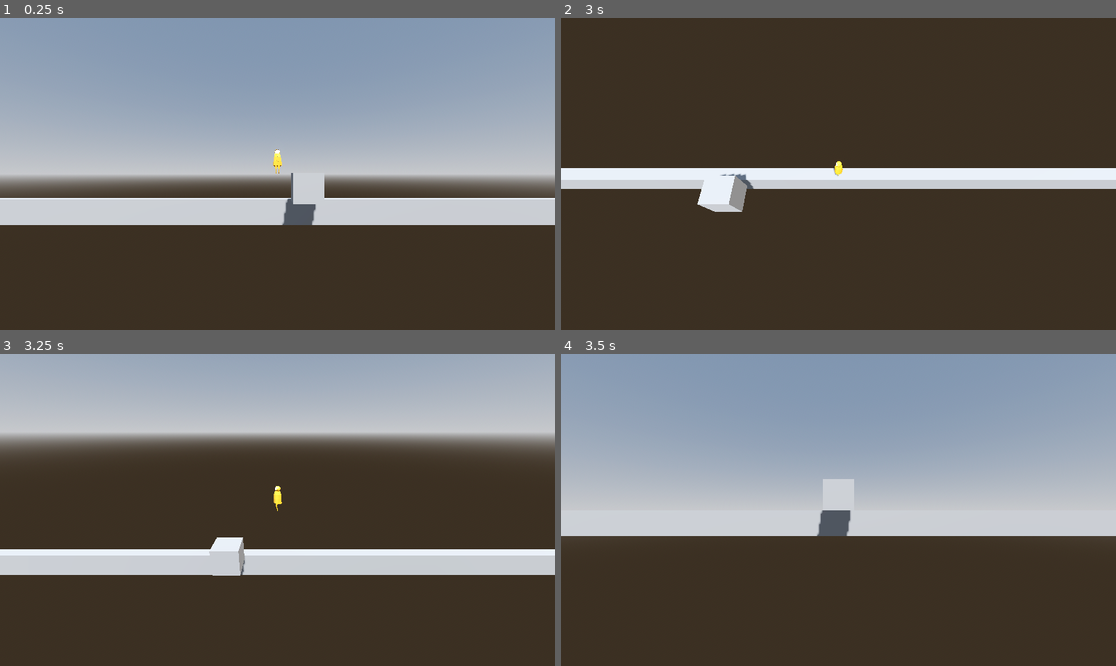
Above: before the commit, frames 1-4 (two rows, left to right).
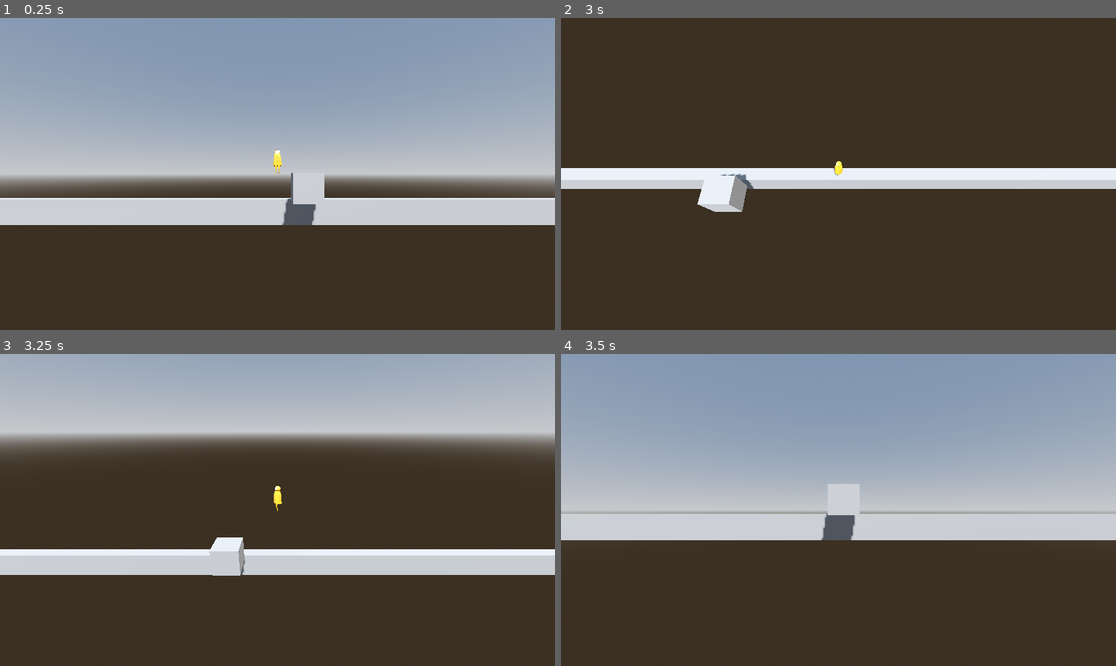
Above: after the commit, the same moments.

Repository: Raftatul/game-jam-behavior-2025
Game: Godot game, scene res://src/levels/main_map.tscn
The game is run twice, just before and just after one commit, with the same random seed, the same clock (stepped at 60 frames per second) and the same inputs.
Inputs:
- Up to frame 1 (0.25 s): no input
- Up to frame 2 (3 s): tap Enter (ui_accept) at 0.5, 0.77, 1.52 s; hold Right (ui_right) 0.53-2.03 s; tap E (switch_camera) every 0.75 s from 0.6 to 2.85 s; hold Left (ui_left) from 2.03 s (still down)
- Up to frame 3 (3.25 s): keep holding Left (ui_left); tap Enter (ui_accept) at 3.02 s
- Up to frame 4 (3.5 s): keep holding Left (ui_left)

Frames 1-3 are identical in both runs. In frame 4, 2.5% of the frame differs, in the area x 0-100%, y 40-60%.

Commit message:
Add visibility component

Diff:
--- a/game-jam-behavior-2025/assets/character/character_v_1.tscn
+++ b/game-jam-behavior-2025/assets/character/character_v_1.tscn
@@ -27,6 +27,23 @@
 
 [node name="character_v1" instance=ExtResource("1_b6wgb")]
 
+[node name="Skeleton3D" parent="metarig" index="0"]
+bones/4/position = Vector3(4.09286e-10, 0.769718, -0.0552)
+bones/4/rotation = Quaternion(0.0851639, 1.18776e-07, 1.01523e-08, 0.996367)
+bones/5/rotation = Quaternion(-0.0476688, -0.0255893, 0.0132458, 0.998448)
+bones/6/rotation = Quaternion(-0.0525267, -0.000336339, -0.013811, 0.998524)
+bones/7/rotation = Quaternion(0.0018179, -1.18802e-07, 2.17452e-10, 0.999998)
+bones/8/rotation = Quaternion(0.103174, 9.06654e-10, -8.42276e-10, 0.994663)
+bones/10/rotation = Quaternion(0.998482, -0.03461, 0.0156745, -0.0398785)
+bones/11/rotation = Quaternion(0.0258251, -0.00210061, 0.0471716, 0.998551)
+bones/12/rotation = Quaternion(0.0735876, 0.0307169, 0.0294388, 0.996381)
+bones/13/position = Vector3(0.0941192, 0.274699, -0.0327955)
+bones/14/position = Vector3(-0.108923, 0.265252, 0.0281236)
+bones/16/rotation = Quaternion(0.976459, -0.0197367, 0.0136779, 0.214364)
+bones/17/rotation = Quaternion(0.271457, 0.000498976, -0.0421103, 0.961529)
+bones/19/rotation = Quaternion(0.976459, 0.0197366, -0.0136776, 0.214364)
+bones/20/rotation = Quaternion(0.271457, -0.000498972, 0.0421102, 0.961529)
+
 [node name="AnimationTree" type="AnimationTree" parent="." index="2"]
 tree_root = SubResource("AnimationNodeStateMachine_b6wgb")
 anim_player = NodePath("../AnimationPlayer")
--- a/game-jam-behavior-2025/src/character/character.tscn
+++ b/game-jam-behavior-2025/src/character/character.tscn
@@ -12,6 +12,7 @@
 [ext_resource type="Script" uid="uid://dmtt0c2xadp2d" path="res://src/character/camera/camera_pivot.gd" id="10_8cpw0"]
 [ext_resource type="Script" uid="uid://0sl55afsirix" path="res://src/character/camera/states/camera_2d_state.gd" id="11_1irux"]
 [ext_resource type="Script" uid="uid://cew1815m2eqft" path="res://src/character/camera/states/camera_topdown_state.gd" id="12_1irux"]
+[ext_resource type="PackedScene" uid="uid://c3g55casshl06" path="res://src/components/visibility_component.tscn" id="13_omsti"]
 
 [sub_resource type="BoxShape3D" id="BoxShape3D_yny20"]
 size = Vector3(0.6, 2, 0.6)
@@ -30,21 +31,21 @@
 [node name="character_v1" parent="." instance=ExtResource("2_1irux")]
 
 [node name="Skeleton3D" parent="character_v1/metarig" index="0"]
-bones/4/position = Vector3(-1.36196e-11, 0.77819, -0.0552)
-bones/4/rotation = Quaternion(0.0851639, 1.18776e-07, 1.01523e-08, 0.996367)
-bones/5/rotation = Quaternion(-0.0473462, 0.0133728, -0.0312217, 0.998301)
-bones/6/rotation = Quaternion(-0.0525218, -0.000471861, -0.0193759, 0.998432)
-bones/7/rotation = Quaternion(0.0018179, -1.18802e-07, 2.17452e-10, 0.999998)
-bones/8/rotation = Quaternion(0.103174, 9.06654e-10, -8.42276e-10, 0.994663)
-bones/10/rotation = Quaternion(0.995809, 0.0433948, 0.0221897, -0.0773918)
-bones/11/rotation = Quaternion(-0.0451083, 0.0132735, -0.0156661, 0.998771)
-bones/12/rotation = Quaternion(0.14129, 1.53407e-05, -0.0895114, 0.985913)
-bones/13/position = Vector3(0.10455, 0.225857, -0.0341736)
-bones/14/position = Vector3(-0.0984923, 0.216409, 0.0267455)
-bones/16/rotation = Quaternion(0.980474, -0.0165431, 0.0134413, 0.19549)
-bones/17/rotation = Quaternion(0.232462, 0.000504348, -0.0360611, 0.971937)
-bones/19/rotation = Quaternion(0.980474, 0.016543, -0.013441, 0.19549)
-bones/20/rotation = Quaternion(0.232462, -0.000504346, 0.0360611, 0.971937)
+bones/4/position = Vector3(-3.15012e-10, 0.774473, -0.0552)
+bones/5/rotation = Quaternion(-0.0474073, 0.0073084, -0.0243041, 0.998553)
+bones/6/rotation = Quaternion(-0.0525222, -0.00046206, -0.0189734, 0.998439)
+bones/10/rotation = Quaternion(0.996719, 0.0312702, 0.0211862, -0.071589)
+bones/11/rotation = Quaternion(-0.048552, 0.00250831, -0.0146164, 0.998711)
+bones/12/rotation = Quaternion(0.156214, 0.00183772, -0.0555241, 0.98616)
+bones/13/position = Vector3(0.102925, 0.233464, -0.033959)
+bones/14/position = Vector3(-0.100117, 0.224017, 0.0269602)
+bones/16/rotation = Quaternion(0.978571, -0.0180948, 0.0135574, 0.204662)
+bones/17/rotation = Quaternion(0.25144, 0.000501842, -0.0390051, 0.967087)
+bones/19/rotation = Quaternion(0.978571, 0.0180946, -0.0135571, 0.204663)
+bones/20/rotation = Quaternion(0.25144, -0.000501841, 0.039005, 0.967086)
+
+[node name="Pivot" type="Marker3D" parent="."]
+transform = Transform3D(1, 0, 0, 0, 1, 0, 0, 0, 1, 0, 1, 0)
 
 [node name="FiniteStateMachine" type="Node" parent="." node_paths=PackedStringArray("initial_state")]
 script = ExtResource("2_2p3op")
@@ -95,4 +96,26 @@
 script = ExtResource("12_1irux")
 metadata/_custom_type_script = "uid://cwho3wtapiyg4"
 
+[node name="RemoteTransform3D" type="RemoteTransform3D" parent="."]
+remote_path = NodePath("../VisibilityComponent")
+update_rotation = false
+update_scale = false
+
+[node name="VisibilityComponent" parent="." instance=ExtResource("13_omsti")]
+transform = Transform3D(-4.37114e-08, 0, 1, 0, 1, 0, -1, 0, -4.37114e-08, 0, 0, 0)
+top_level = true
+
+[node name="Marker3D" parent="VisibilityComponent" index="0"]
+transform = Transform3D(1, 0, 0, 0, 1, 0, 0, 0, 1, 0, 2, 0.5)
+
+[node name="Marker3D2" parent="VisibilityComponent" index="1"]
+transform = Transform3D(1, 0, 0, 0, 1, 0, 0, 0, 1, 0, 2, -0.5)
+
+[node name="Marker3D3" parent="VisibilityComponent" index="2"]
+transform = Transform3D(1, 0, 0, 0, 1, 0, 0, 0, 1, 0, 0, 0.5)
+
+[node name="Marker3D4" parent="VisibilityComponent" index="3"]
+transform = Transform3D(1, 0, 0, 0, 1, 0, 0, 0, 1, 0, 0, -0.5)
+
 [editable path="character_v1"]
+[editable path="VisibilityComponent"]
--- a/game-jam-behavior-2025/src/character/player_character.gd
+++ b/game-jam-behavior-2025/src/character/player_character.gd
@@ -24,6 +24,8 @@
 @onready var camera: Camera3D = $CameraPivot/Camera3D
 @onready var animation_tree: AnimationTree = $character_v1/AnimationTree
 @onready var anime_state_machine: AnimationNodeStateMachinePlayback = animation_tree.get("parameters/playback")
+@onready var pivot: Marker3D = $Pivot
+@onready var visibility_component: Node3D = $VisibilityComponent
 
 
 func _ready() -> void:
@@ -31,14 +33,8 @@
 
 
 func _physics_process(delta: float) -> void:
-	var space_state = get_world_3d().direct_space_state
-	var query = PhysicsRayQueryParameters3D.create(camera.global_position, global_position)
-	var result = space_state.intersect_ray(query)
-
-	if result:
-		if result["collider"] != self:
-			finite_state_machine.switch_state(&"Death")
-
+	if not visibility_component.is_visible_on_screen():
+		finite_state_machine.switch_state(&"Death")
 
 	input_direction = sign(Input.get_axis("ui_left", "ui_right"))
 	request_jump = Input.is_action_just_pressed("ui_accept")
@@ -79,3 +75,14 @@
 	root_motion_tween.tween_property(self, "global_position:x", x_destination, duration)
 
 	orient_character(input_direction, duration)
+
+
+func _check_if_player_behind_wall() -> bool:
+	var space_state = get_world_3d().direct_space_state
+	var query = PhysicsRayQueryParameters3D.create(camera.global_position, pivot.global_position)
+	var result = space_state.intersect_ray(query)
+
+	if result:
+		if result["collider"] != self:
+			return true
+	return false
--- a/game-jam-behavior-2025/src/character/states/player_death_state.gd
+++ b/game-jam-behavior-2025/src/character/states/player_death_state.gd
@@ -6,7 +6,11 @@
 
 
 func enter(machine: FiniteStateMachine) -> void:
-	pass
+	player.apply_gravity = false
+	player.velocity = Vector3.ZERO
+
+	if player.root_motion_tween:
+		player.root_motion_tween.kill()
 
 
 func update(machine: FiniteStateMachine, delta: float) -> void:
--- /dev/null
+++ b/game-jam-behavior-2025/src/components/visibility_component.gd
@@ -0,0 +1,25 @@
+extends Node3D
+
+
+@export var points: Array[Node3D]
+
+var camera: Node3D
+
+
+func _ready() -> void:
+	camera = get_viewport().get_camera_3d()
+
+
+func is_visible_on_screen() -> bool:
+	var space_state = get_world_3d().direct_space_state
+
+	for point in points:
+		var query = PhysicsRayQueryParameters3D.create(camera.global_position, point.global_position)
+		var result = space_state.intersect_ray(query)
+
+		if result:
+			if result["collider"] == owner:
+				return true
+		else:
+			return true
+	return false
--- /dev/null
+++ b/game-jam-behavior-2025/src/components/visibility_component.tscn
@@ -0,0 +1,15 @@
+[gd_scene load_steps=2 format=3 uid="uid://c3g55casshl06"]
+
+[ext_resource type="Script" uid="uid://bupnmwimumxln" path="res://src/components/visibility_component.gd" id="1_c7wis"]
+
+[node name="VisibilityComponent" type="Node3D" node_paths=PackedStringArray("points")]
+script = ExtResource("1_c7wis")
+points = [NodePath("Marker3D"), NodePath("Marker3D2"), NodePath("Marker3D3"), NodePath("Marker3D4")]
+
+[node name="Marker3D" type="Marker3D" parent="."]
+
+[node name="Marker3D2" type="Marker3D" parent="."]
+
+[node name="Marker3D3" type="Marker3D" parent="."]
+
+[node name="Marker3D4" type="Marker3D" parent="."]
Not shown: 1 places in game-jam-behavior-2025/src/character/character.tscn that only renumber resources
Not shown, added: game-jam-behavior-2025/src/components/visibility_component.gd.uid
